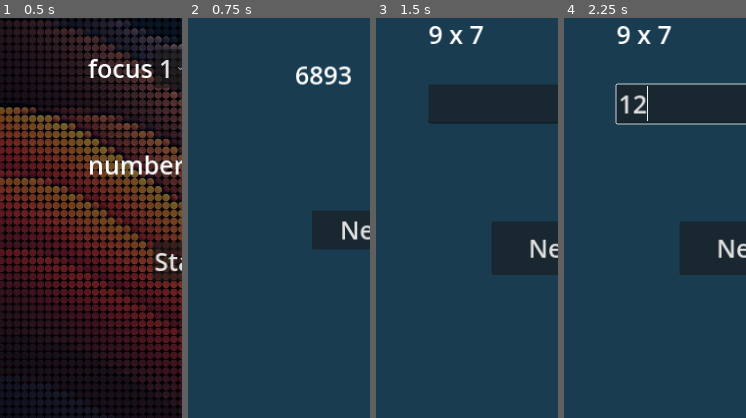
Above: before the commit, frames 1-4 (left to right).
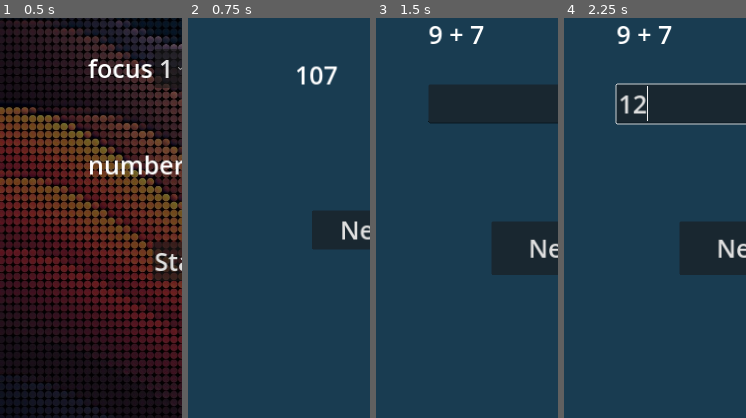
Above: after the commit, the same moments.

Repository: Zabardast/brane
Game: Godot game, scene res://main.tscn
Two runs of this game, one before a commit and one after it. Both use one fixed random seed, a clock stepped at 60 frames per second and the inputs below.
Inputs (mouse positions are % of the whole screen's width and height, from its top left):
- Up to frame 1 (0.5 s): no input
- Up to frame 2 (0.75 s): click "Start" at 0.5 s
- Up to frame 3 (1.5 s): click "Next" at 1.25 s
- Up to frame 4 (2.25 s): click (49, 47) at 2.02 s; type "12" at 2.1 s
The pictures show only the part of the screen within x 0-50%, y 36-86%; the shares and areas given below are measured in that part.

Frame 1 is identical in both runs. In frame 2, 0.9% of the frame differs, in the area x 59-90%, y 12-17%; in frame 3, 0.3%; in frame 4, 0.3%.

Commit message:
improve math complexity setting

Diff:
--- a/challenge_loop.gd
+++ b/challenge_loop.gd
@@ -22,23 +22,36 @@
 	list_size = p_list_size
 
 func set_complexity(p_complexity:int) -> void:
-	complexity = p_complexity
+	complexity = p_complexity+1
 
 func new_challenge() -> String:
-	var val1:int = randi() % (10**complexity)
-	var val2:int = randi() % (10**complexity)
+	# setup
+	var num_size = 1
+	if complexity >= 3:
+		num_size = 2
+	if complexity == 5:
+		num_size = 3
+
+	var operator = 1
+	if complexity == 1 || complexity == 3 || complexity == 5 :
+		operator = 2
+	if complexity == 2 || complexity == 4 :
+		operator = 3
+
+	var val1:int = randi() % (10**num_size)
+	var val2:int = randi() % (10**num_size)
 	var val3:String = "!"
 	#print_debug("complexity ", complexity)
 	#print_debug("val1 : " ,val1)
 	#print_debug("val2 : " ,val2)
-	print_debug("list_size : " ,list_size)
-	if list_size <= 0:
+	#print_debug("list_size : " ,list_size)
+	if list_size < 0:
 		print_debug("go to recall page")
 		emit_signal("start_remember")
 
 	list_size = list_size - 1
 	# operator
-	match randi() % 3:
+	match randi() % operator:
 		0:
 			val3 = " + "
 			tmp_result = val1 + val2
--- a/main.tscn
+++ b/main.tscn
@@ -58,6 +58,7 @@
 [node name="ChallengeLoop" parent="." instance=ExtResource("4_mx3r3")]
 
 [node name="Remember" parent="." instance=ExtResource("5_p4ecc")]
+visible = false
 
 [node name="PopupPanel" type="PopupPanel" parent="."]
 size = Vector2i(506, 235)
--- a/menu.gd
+++ b/menu.gd
@@ -11,30 +11,26 @@
 func difficulty_levels() -> Dictionary:
 	return{
 		0: {
-			"label": tr("0"),
-			"value": 0
-		},
-		1: {
 			"label": tr("1"),
 			"value": 1
 		},
-		2: {
+		1: {
 			"label": tr("2"),
 			"value": 2
 		},
-		3: {
+		2: {
 			"label": tr("3"),
 			"value": 3
 		},
-		4: {
+		3: {
 			"label": tr("4"),
 			"value": 4
 		},
-		5: {
+		4: {
 			"label": tr("5"),
 			"value": 5
 		},
-		6: {
+		5: {
 			"label": tr("6"),
 			"value": 6
 		},
@@ -53,15 +49,15 @@
 
 	for i in memory_size_list:
 		$GridContainer/NumberSizeContainer/OptionButton.add_item(memory_size_list[i].label, i)
-	$GridContainer/NumberSizeContainer/OptionButton.select(4)
+	$GridContainer/NumberSizeContainer/OptionButton.select(3)
 
 	for i in problem_list_size:
 		$GridContainer/ListSizeContainer/OptionButton.add_item(problem_list_size[i].label, i)
-	$GridContainer/ListSizeContainer/OptionButton.select(1)
+	$GridContainer/ListSizeContainer/OptionButton.select(0)
 
 	for i in problem_complexity:
 		$GridContainer/ComplexityContainer/OptionButton.add_item(problem_complexity[i].label, i)
-	$GridContainer/ComplexityContainer/OptionButton.select(1)
+	$GridContainer/ComplexityContainer/OptionButton.select(0)
 
 
 func start() -> void:
